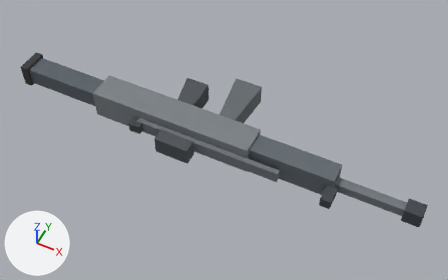
One commit to the OBJ model assets/weapons/models/cssbc_ak12_blockout.obj: the scene before it, then after it.
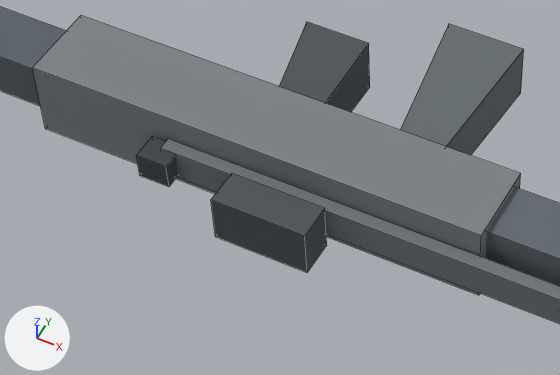
There are two pictures of each version: one whole from a 50 mm lens placed at (2.63, -4.31, 5.38), pointed at (0.41, 0.12, -0.15), one close up on the part from 18% to 61% of the width and 25% to 71% of the height. The lights are fixed; the arrows at lower left show +X, +Y and +Z. The last two pictures show the newer version. The close-ups show mesh edges as thin lines. Where no turn or scale is listed for an object, it has been applied to the vertices.

Script lines for the objects in view, before the commit:
```python
me_optic = bpy.data.meshes.new('Optic')
me_optic.from_pydata(...)  # a box spanning x -0.2..0.22, y -0.43..-0.27, z -0.11..0.11
me_optic.materials.append(mat_optic)  # dark grey #4b5055
me_pistolgrip = bpy.data.meshes.new('PistolGrip')
me_pistolgrip.from_pydata([(-0.35, 0.62, -0.13), (-0.05, 0.62, -0.13), (-0.05, 0.62, 0.13), (-0.35, 0.62, 0.13), (-0.25, 0.16, -0.12), (-0.05, 0.16, -0.12), (-0.05, 0.16, 0.12), (-0.25, 0.16, 0.12)], [], [(0, 1, 2, 3), (4, 7, 6, 5), (0, 4, 5, 1), (1, 5, 6, 2), (2, 6, 7, 3), (3, 7, 4, 0)])
me_pistolgrip.materials.append(mat_polymer)  # dark grey #505559
me_stock = bpy.data.meshes.new('Stock')
me_stock.from_pydata(...)  # a box spanning x -2.25..-1.15, y -0.13..0.13, z -0.11..0.11
me_stock.materials.append(mat_stock)  # dark grey #596169
ob_optic = bpy.data.objects.new('Optic', me_optic)
ob_optic.location = (0.0, 0.0, 0.0)
ob_pistolgrip = bpy.data.objects.new('PistolGrip', me_pistolgrip)
ob_pistolgrip.location = (0.0, 0.0, 0.0)
ob_stock = bpy.data.objects.new('Stock', me_stock)
ob_stock.location = (0.0, 0.0, 0.0)
# also in view: 'RearSight' at (-0.55, -0.26, 0.0); 'TopRail' at (0.35, -0.22, 0.0); 'Magazine' at (0.38, 0.54, 0.0); 'Handguard' at (1.2, 0.0, 0.0); 'Receiver' at (-0.18, 0.0, 0.0)
```
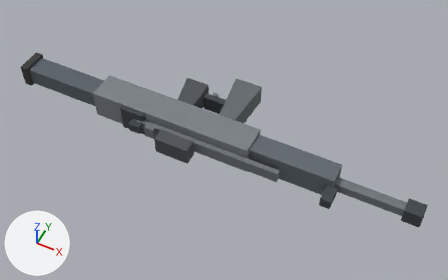
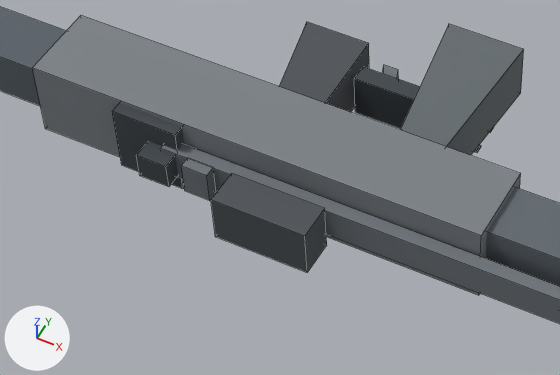
Commit message: Detail AK12 blockout with trigger guard, mag ribs and rail details

What differs and where, as boxes (x1, y1, x2, y2) in the close-ups (560 x 375 px):
'TriggerGuard', added
    after: (354, 67, 420, 129)
'ChargingBlock', added
    after: (112, 104, 184, 189)
'RailTooth1', added
    after: (181, 158, 216, 201)
'Trigger', added (mostly hidden)
    after: (382, 65, 399, 79)
'MagazineRib02', added
    after: (474, 145, 481, 153)

Patch to the scene script:
```diff
--- a/assets/weapons/models/cssbc_ak12_blockout.obj.py
+++ b/assets/weapons/models/cssbc_ak12_blockout.obj.py
@@ me_triggerguard @@
+me_triggerguard.from_pydata(...)  # a box spanning x -0.02..0.3, y 0.43..0.51, z -0.1..0.1
+me_triggerguard.materials.append(mat_darkmetal)  # dark grey #3f454b
@@ me_trigger @@
+me_trigger.from_pydata([(0.08, 0.46, -0.035), (0.15, 0.46, -0.035), (0.15, 0.46, 0.035), (0.08, 0.46, 0.035), (0.02, 0.62, -0.035), (0.09, 0.62, -0.035), (0.09, 0.62, 0.035), (0.02, 0.62, 0.035)], [], [(0, 1, 2, 3), (4, 7, 6, 5), (0, 4, 5, 1), (1, 5, 6, 2), (2, 6, 7, 3), (3, 7, 4, 0)])
+me_trigger.materials.append(mat_metal)  # grey #6f767c
@@ me_railtooth1 @@
+me_railtooth1.from_pydata(...)  # a box spanning x -0.42..-0.3, y -0.3..-0.25, z -0.075..0.075
+me_railtooth1.materials.append(mat_metal)  # grey #6f767c
@@ me_magazinerib02 @@
+me_magazinerib02.from_pydata(...)  # a box spanning x 0.22..0.53, y 0.48..0.52, z -0.137..-0.132
+me_magazinerib02.materials.append(mat_darkmetal)  # dark grey #3f454b
@@ me_chargingblock @@
+me_chargingblock.from_pydata(...)  # a box spanning x -0.78..-0.48, y -0.23..-0.1, z -0.16..0.16
+me_chargingblock.materials.append(mat_darkmetal)  # dark grey #3f454b
@@ ob_triggerguard @@
+ob_triggerguard = bpy.data.objects.new('TriggerGuard', me_triggerguard)
+ob_triggerguard.location = (0.0, 0.0, 0.0)
@@ ob_trigger @@
+ob_trigger = bpy.data.objects.new('Trigger', me_trigger)
+ob_trigger.location = (0.0, 0.0, 0.0)
@@ ob_railtooth1 @@
+ob_railtooth1 = bpy.data.objects.new('RailTooth1', me_railtooth1)
+ob_railtooth1.location = (0.0, 0.0, 0.0)
@@ ob_magazinerib02 @@
+ob_magazinerib02 = bpy.data.objects.new('MagazineRib02', me_magazinerib02)
+ob_magazinerib02.location = (0.0, 0.0, 0.0)
@@ ob_chargingblock @@
+ob_chargingblock = bpy.data.objects.new('ChargingBlock', me_chargingblock)
+ob_chargingblock.location = (0.0, 0.0, 0.0)
```
